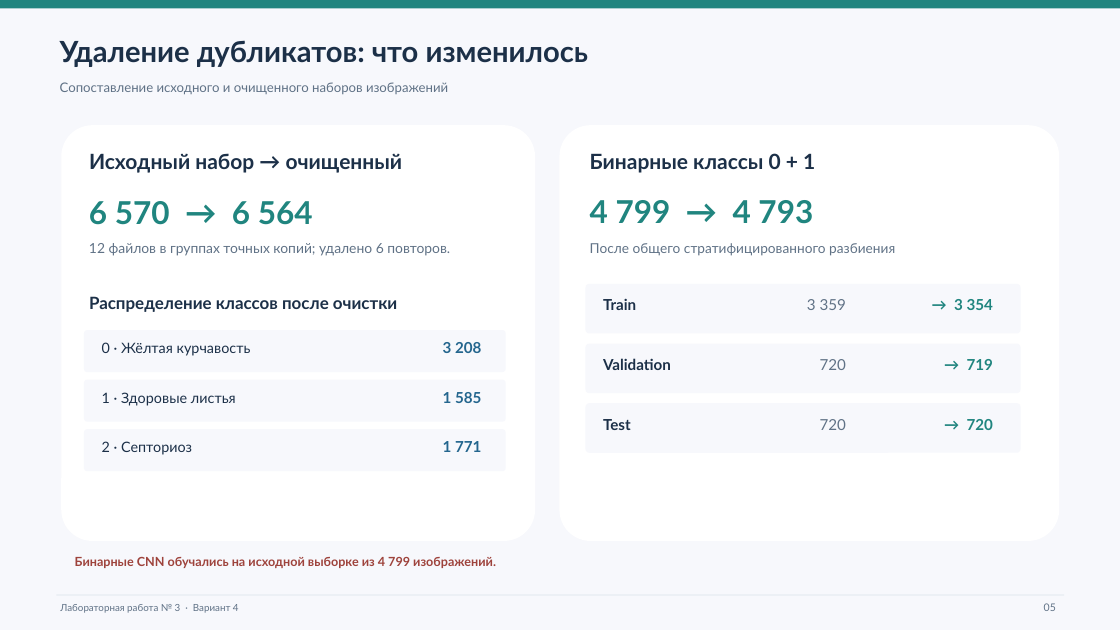
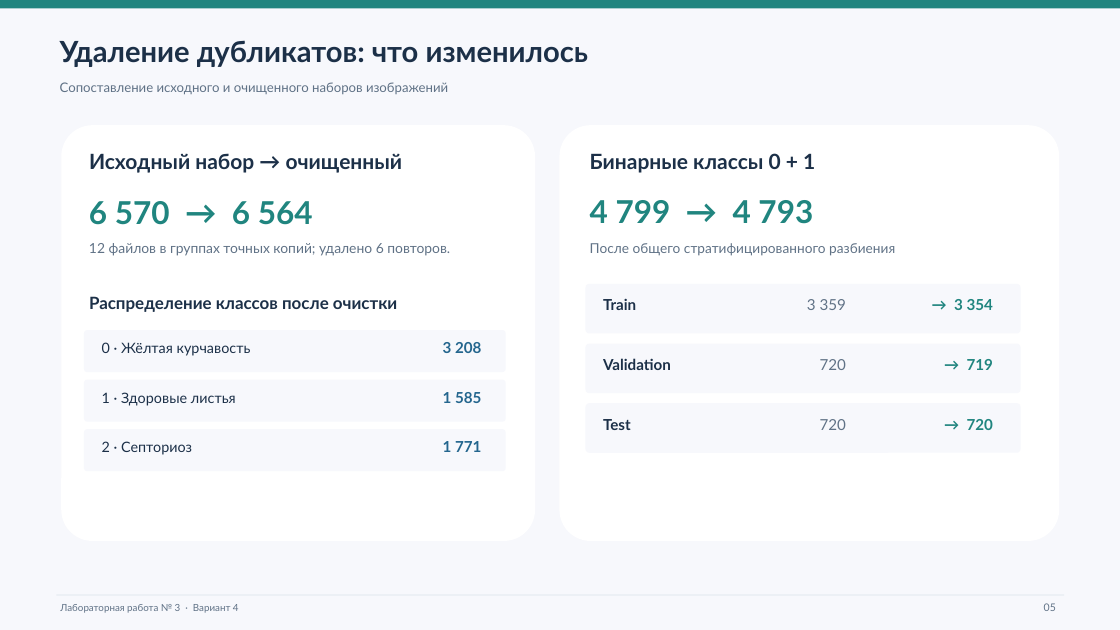
Before and after one commit to Travkova/NN_Labs, a slide deck: slide 5 of лаб3/Лабораторная 3 вариант 4.pptx. Drawn at 1120x630 pixels with LibreOffice and Linux fonts; fonts in the diff are those of the drawing. Boxes give left, top, right and bottom in pixels: in the first picture for what was removed or moved away, otherwise in the second. Text is boxed around its words. In the diff, an @@ line names an element or a change of style, - is before the commit and + after.

```diff
--- a/лаб3/Лабораторная 3 вариант 4.pptx
+++ b/лаб3/Лабораторная 3 вариант 4.pptx
@@ text removed at (75,557,496,568) @@
-Бинарные CNN обучались на исходной выборке из 4 799 изображений.
```
Also in this commit, not shown: 9 other slides changed, 2 slides removed.
